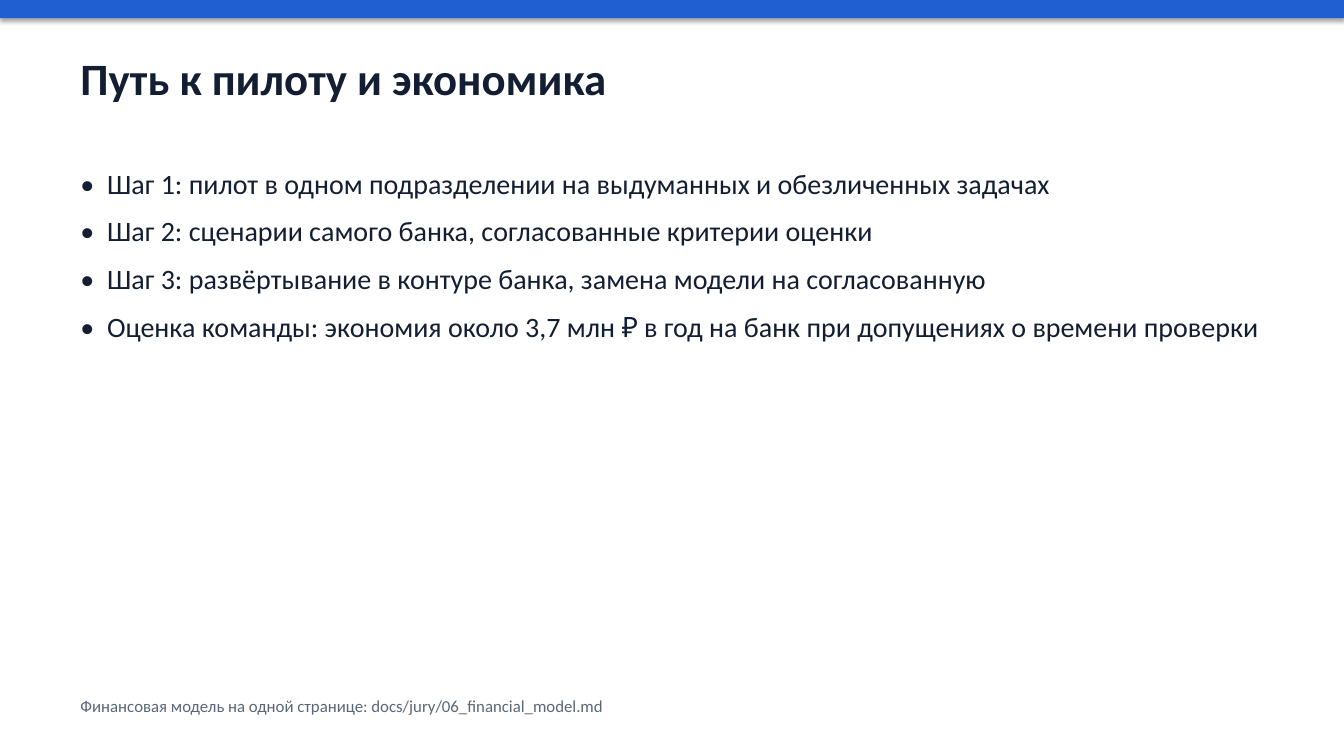
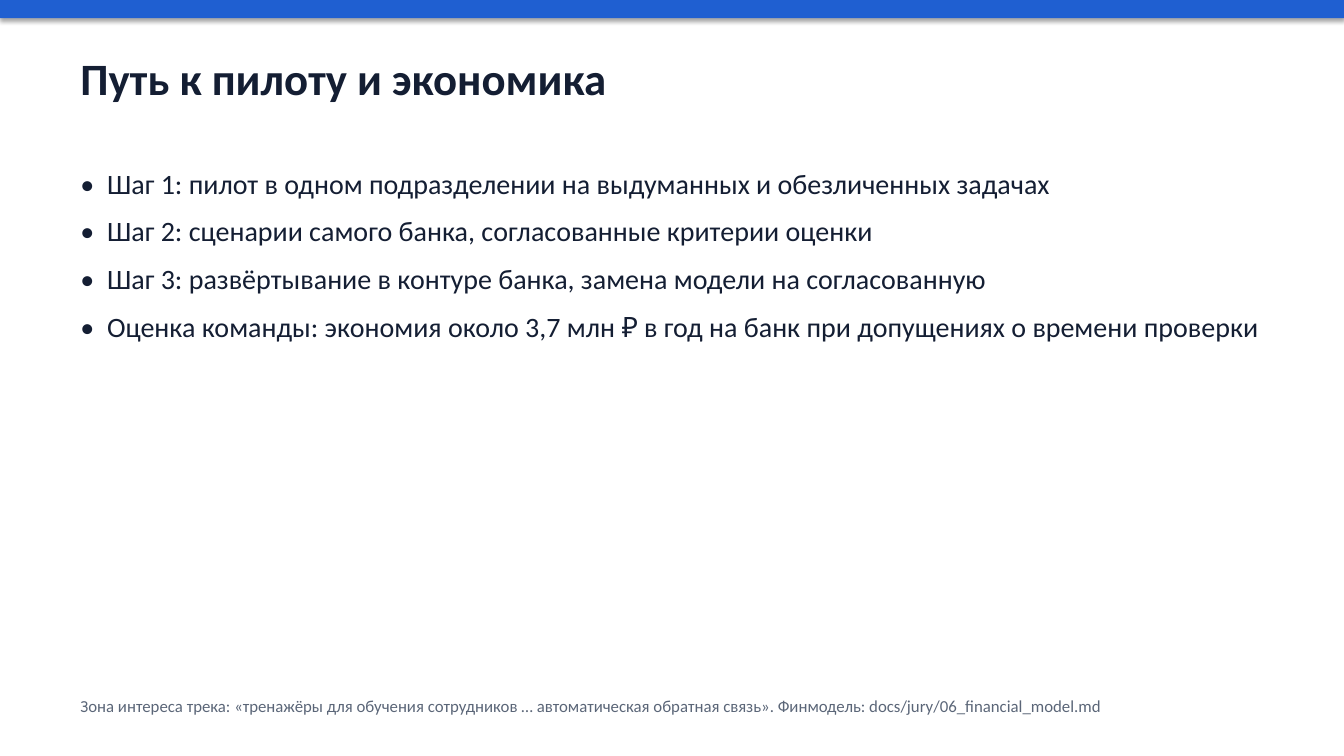
Before and after one commit to YoruKodama/FintechAcademy, a slide deck: slide 11 of docs/jury/presentation.pptx. Drawn at 1344x756 pixels with LibreOffice and Linux fonts; fonts in the diff are those of the drawing. Boxes give left, top, right and bottom in pixels: in the first picture for what was removed or moved away, otherwise in the second. Text is boxed around its words. In the diff, an @@ line names an element or a change of style, - is before the commit and + after.

Commit message:
docs: доказательная база с источниками, план внедрения, памятка загрузки спринта 1, PDF презентации

```diff
--- a/docs/jury/presentation.pptx
+++ b/docs/jury/presentation.pptx
@@ text at [80,700,1100,715]: text changed @@
-Финансовая модель на одной странице: docs/jury/06_financial_model.md
+Зона интереса трека: «тренажёры для обучения сотрудников … автоматическая обратная связь». Финмодель: docs/jury/06_financial_model.md
```
Also in this commit, not shown: 2 other slides changed, 6 other files.
